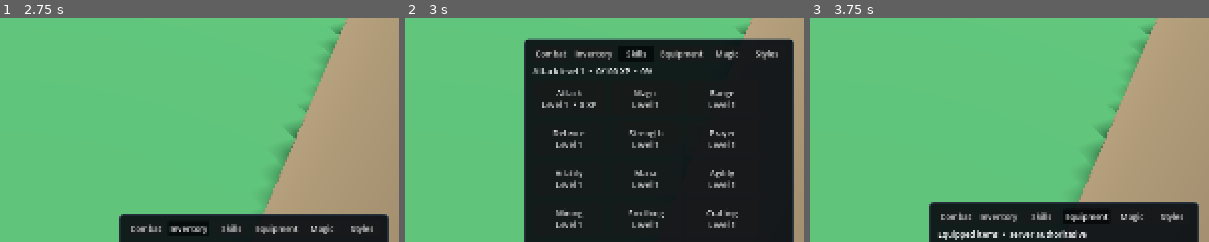
Above: before the commit, frames 1-3 (left to right).
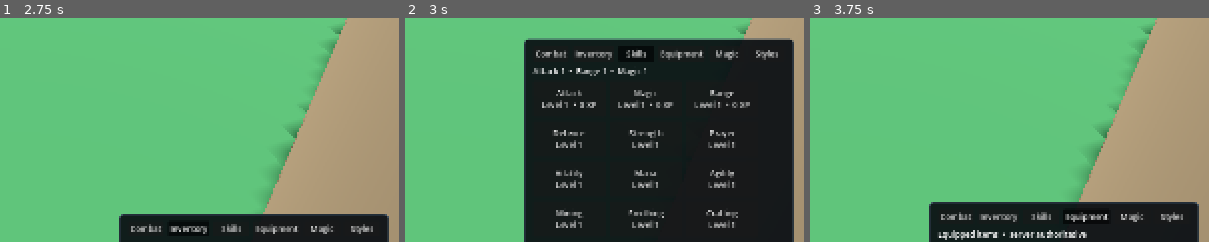
Above: after the commit, the same moments.

Repository: mywyau/arcana
Game: Godot game, scene res://scenes/main.tscn
Same seed, same stepped clock (60 frames per second), same inputs: the game is played once before the commit and once after it.
Inputs:
- Up to frame 1 (2.75 s): click "Magic" at 0.5 s; click "Combat" at 1.25 s; click "Inventory" at 2 s
- Up to frame 2 (3 s): click "Skills" at 2.75 s
- Up to frame 3 (3.75 s): click "Equipment" at 3.5 s
The pictures show only the part of the screen within x 50-100%, y 21-71%; the shares and areas given below are measured in that part.

Frame 1 is identical in both runs. In frame 2, 1.0% of the frame differs, in the area x 38-87%, y 22-41%; in frame 3, nothing differs.

Commit message:
add range and mage xpo

Diff:
--- a/client/scenes/main.tscn
+++ b/client/scenes/main.tscn
@@ -561,7 +561,7 @@
 
 [node name="Summary" type="Label" parent="UI/SkillsHUD/Margin/VBox"]
 layout_mode = 2
-text = "Attack level 1  •  0/100 XP  •  0%"
+text = "Attack 1  •  Range 1  •  Magic 1"
 
 [node name="Grid" type="GridContainer" parent="UI/SkillsHUD/Margin/VBox"]
 layout_mode = 2
--- a/client/scripts/main.gd
+++ b/client/scripts/main.gd
@@ -34,6 +34,16 @@
 	{"name": "Thieving", "level": 1},
 	{"name": "Construction", "level": 1},
 ]
+const ACTIVE_SKILL_IDS: Dictionary = {
+	"Attack": "attack",
+	"Range": "range",
+	"Magic": "magic",
+}
+const ACTIVE_SKILL_NAMES: Dictionary = {
+	"attack": "Attack",
+	"range": "Range",
+	"magic": "Magic",
+}
 
 const SWORD_ICON: Texture2D = preload("res://assets/icons/sword.svg")
 const DAGGER_ICON: Texture2D = preload("res://assets/icons/dagger.svg")
@@ -201,10 +211,11 @@
 var _inventory_capacity: int = 8
 var _inventory_items: Array = []
 var _inventory_signature: String = ""
-var _attack_experience: int = 0
-var _attack_level: int = 1
-var _attack_current_level_experience: int = 0
-var _attack_next_level_experience: int = 100
+var _skill_progress: Dictionary = {
+	"attack": {"experience": 0, "level": 1, "current": 0, "next": 100},
+	"range": {"experience": 0, "level": 1, "current": 0, "next": 100},
+	"magic": {"experience": 0, "level": 1, "current": 0, "next": 100},
+}
 var _skill_tiles: Dictionary = {}
 var _player_views: Dictionary = {}
 var _last_combat_event_id: int = 0
@@ -853,64 +864,94 @@
 		skill_tile.focus_mode = Control.FOCUS_NONE
 		skill_tile.mouse_filter = Control.MOUSE_FILTER_IGNORE
 		skill_tile.text = "%s\nLevel %d" % [skill_name, skill.get("level", 1)]
-		if skill_name == "Attack":
-			_skill_tiles[skill_name] = skill_tile
+		var skill_id: String = str(ACTIVE_SKILL_IDS.get(skill_name, ""))
+		if not skill_id.is_empty():
+			_skill_tiles[skill_id] = skill_tile
 		else:
 			skill_tile.tooltip_text = "Placeholder skill — progression is not active yet"
 		skills_grid.add_child(skill_tile)
-	_update_attack_skill_hud()
+	_update_active_skills_hud()
 
 
 func _apply_skills_snapshot(skills: Array) -> void:
+	var changed: bool = false
 	for payload: Variant in skills:
 		if typeof(payload) != TYPE_DICTIONARY:
 			continue
 		var skill: Dictionary = payload
-		if str(skill.get("id", "")) != "attack":
-			continue
-		var experience: int = int(skill.get("experience", _attack_experience))
-		var level: int = int(skill.get("level", _attack_level))
+		var skill_id: String = str(skill.get("id", ""))
+		if not _skill_progress.has(skill_id):
+			continue
+		var current_progress: Dictionary = _skill_progress[skill_id] as Dictionary
+		var experience: int = int(skill.get("experience", current_progress.get("experience", 0)))
+		var level: int = int(skill.get("level", current_progress.get("level", 1)))
 		var current_level_experience: int = int(skill.get(
 			"current_level_experience",
-			_attack_current_level_experience,
+			current_progress.get("current", 0),
 		))
 		var next_level_experience: int = int(skill.get(
 			"next_level_experience",
-			_attack_next_level_experience,
+			current_progress.get("next", 100),
 		))
-		if experience == _attack_experience and level == _attack_level and \
-			current_level_experience == _attack_current_level_experience and \
-			next_level_experience == _attack_next_level_experience:
-			return
-		_attack_experience = experience
-		_attack_level = level
-		_attack_current_level_experience = current_level_experience
-		_attack_next_level_experience = next_level_experience
-		_update_attack_skill_hud()
-		return
-
-
-func _update_attack_skill_hud() -> void:
-	var attack_tile: Button = _skill_tiles.get("Attack") as Button
-	if attack_tile == null:
-		return
-	attack_tile.text = "Attack\nLevel %d  •  %d XP" % [_attack_level, _attack_experience]
-	if _attack_next_level_experience <= 0:
-		attack_tile.tooltip_text = "Maximum level • successful melee hits grant Attack XP"
-		skills_summary.text = "Attack level %d  •  maximum level" % _attack_level
-		return
-	var experience_remaining: int = maxi(0, _attack_next_level_experience - _attack_experience)
-	var level_span: int = maxi(1, _attack_next_level_experience - _attack_current_level_experience)
-	var level_progress: int = _attack_experience - _attack_current_level_experience
+		if experience == int(current_progress.get("experience", 0)) and \
+			level == int(current_progress.get("level", 1)) and \
+			current_level_experience == int(current_progress.get("current", 0)) and \
+			next_level_experience == int(current_progress.get("next", 100)):
+			continue
+		_skill_progress[skill_id] = {
+			"experience": experience,
+			"level": level,
+			"current": current_level_experience,
+			"next": next_level_experience,
+		}
+		changed = true
+	if changed:
+		_update_active_skills_hud()
+
+
+func _update_active_skills_hud() -> void:
+	for skill_id: String in ACTIVE_SKILL_NAMES:
+		_update_progression_skill_tile(skill_id)
+	var attack: Dictionary = _skill_progress["attack"] as Dictionary
+	var ranged: Dictionary = _skill_progress["range"] as Dictionary
+	var magic: Dictionary = _skill_progress["magic"] as Dictionary
+	skills_summary.text = "Attack %d  •  Range %d  •  Magic %d" % [
+		int(attack.get("level", 1)),
+		int(ranged.get("level", 1)),
+		int(magic.get("level", 1)),
+	]
+
+
+func _update_progression_skill_tile(skill_id: String) -> void:
+	var skill_tile: Button = _skill_tiles.get(skill_id) as Button
+	if skill_tile == null:
+		return
+	var progress: Dictionary = _skill_progress[skill_id] as Dictionary
+	var skill_name: String = str(ACTIVE_SKILL_NAMES.get(skill_id, skill_id.capitalize()))
+	var experience: int = int(progress.get("experience", 0))
+	var level: int = int(progress.get("level", 1))
+	var current_level_experience: int = int(progress.get("current", 0))
+	var next_level_experience: int = int(progress.get("next", 100))
+	skill_tile.text = "%s\nLevel %d  •  %d XP" % [skill_name, level, experience]
+	var training_description: String = "successful hits grant %s XP" % skill_name
+	match skill_id:
+		"attack":
+			training_description = "successful melee hits grant Attack XP"
+		"range":
+			training_description = "successful bow hits grant Range XP"
+		"magic":
+			training_description = "successful staff hits grant Magic XP"
+	if next_level_experience <= 0:
+		skill_tile.tooltip_text = "Maximum level • %s" % training_description
+		return
+	var experience_remaining: int = maxi(0, next_level_experience - experience)
+	var level_span: int = maxi(1, next_level_experience - current_level_experience)
+	var level_progress: int = experience - current_level_experience
 	var progress_percent: int = roundi(float(level_progress) / float(level_span) * 100.0)
-	attack_tile.tooltip_text = "10 XP per successful melee hit • %d XP to level %d" % [
+	skill_tile.tooltip_text = "10 XP per hit • %s • %d XP to level %d • %d%%" % [
+		training_description,
 		experience_remaining,
-		_attack_level + 1,
-	]
-	skills_summary.text = "Attack level %d  •  %d/%d XP  •  %d%%" % [
-		_attack_level,
-		_attack_experience,
-		_attack_next_level_experience,
+		level + 1,
 		progress_percent,
 	]
 
Not shown, changed: server/internal/simulation/skills.go
